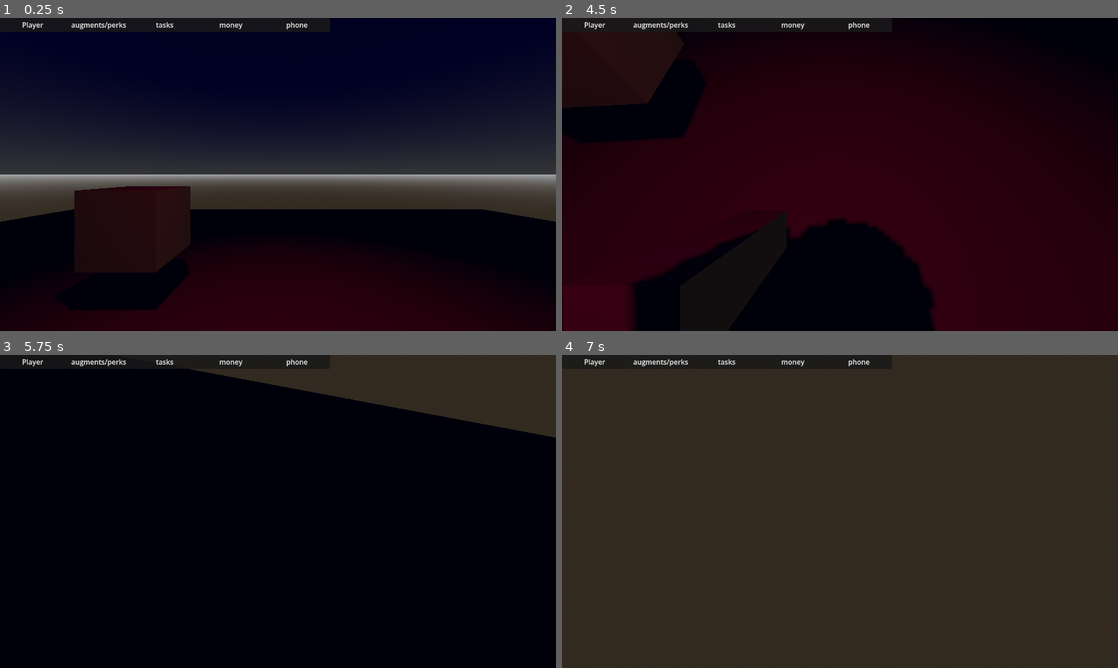
Above: before the commit, frames 1-4 (two rows, left to right).
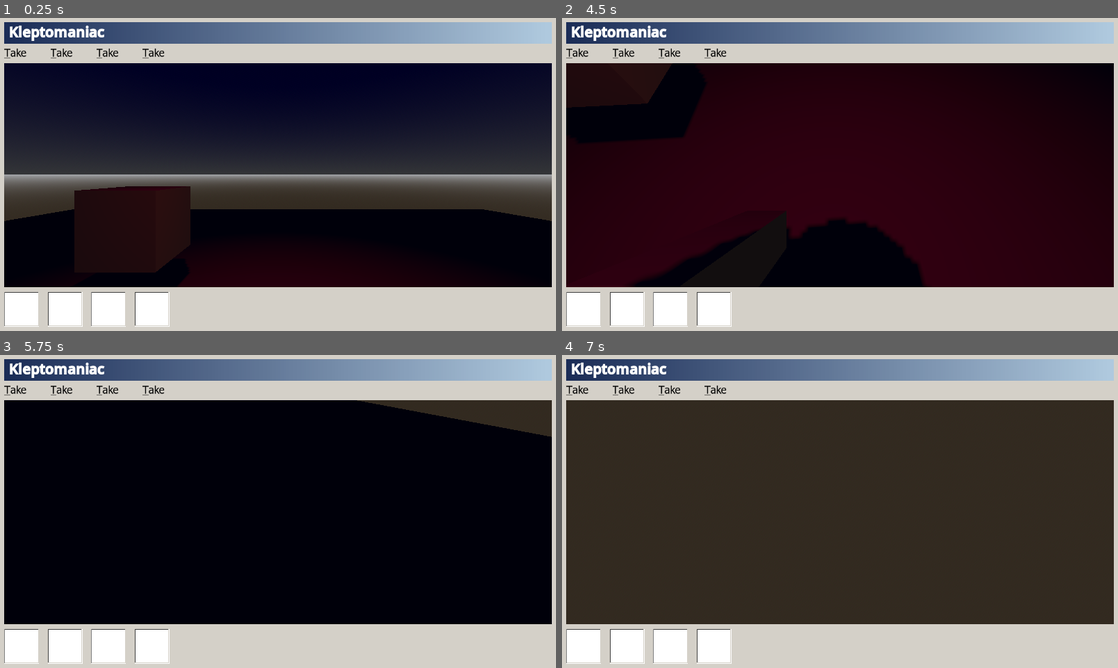
Above: after the commit, the same moments.

Repository: FruitTreeDork/kleptomaniac-game
Game: Godot game, scene res://Scenes/test_area.tscn
The game is run twice, just before and just after one commit, with the same random seed, the same clock (stepped at 60 frames per second) and the same inputs. The project has no main scene, so this scene is started directly.
Inputs (mouse positions are in pixels of both pictures, inside the frame that each line leads up to):
- Up to frame 1 (0.25 s): no input
- Up to frame 2 (4.5 s): click "Player" at 0.5 s; click "augments/perks" at 1.25 s; click "tasks" at 2 s; click "money" at 2.75 s; click "phone" at 3.5 s; tap Enter at 4.25 s; move the mouse to (867, 174) at 4.27 s; press the mouse at (867, 174) at 4.28 s; hold W (up) from 4.28 s (still down)
- Up to frame 3 (5.75 s): keep holding W (up); tap Space (jump) at 4.52, 5.27 s; move the mouse to (250, 511) at 5.02 s; release the mouse at (250, 511) at 5.03 s; right-click (250, 511) at 5.1 s
- Up to frame 4 (7 s): keep holding W (up); move the mouse to (851, 505) at 5.77 s; press the mouse at (851, 505) at 5.78 s; move the mouse to (834, 517) at 6.52 s; release the mouse at (834, 517) at 6.53 s; right-click (834, 517) at 6.6 s; tap Space (jump) at 6.77 s

The runs differ from the first frame. In frame 1, 29% of the frame differs, in the area x 0-100%, y 0-100%; in frame 2, 29%; in frame 3, 29%; in frame 4, 29%.

Commit message:
Added in-game UI skeleton

Diff:
--- /dev/null
+++ b/Scenes/UI/bevel.gd
@@ -0,0 +1,37 @@
+@tool
+class_name bevel
+extends Control
+
+const OUTER_BEVEL_SIZE = 1
+const INNER_BEVEL_SIZE = -1
+
+@export var is_inverted := false
+@export var fill := Color.WHITE
+@export var light := Color.WHITE
+@export var face := Color("d4d0c8")
+@export var shadow := Color("808080")
+@export var dark := Color("404040")
+
+# Inverts light/shadow direction of the bevel, used for hover and buttons
+func invert_bevel(invert: bool) -> void:
+	is_inverted = invert
+	queue_redraw()
+
+func _ready() -> void:
+	# For tool usage specifically
+	resized.connect(queue_redraw)
+
+func _draw() -> void:
+	var box := Rect2(Vector2.ZERO, size)
+	if is_inverted:
+		_draw_border(box, light, dark)
+		_draw_border(box.grow(INNER_BEVEL_SIZE), face, shadow)
+	else:
+		_draw_border(box, shadow, light)
+		_draw_border(box.grow(INNER_BEVEL_SIZE), dark, face)
+
+func _draw_border(box: Rect2, top_left: Color, bottom_right: Color) -> void:
+	draw_rect(Rect2(box.position, Vector2(box.size.x, OUTER_BEVEL_SIZE)), top_left)
+	draw_rect(Rect2(box.position, Vector2(1, box.size.y)), top_left)
+	draw_rect(Rect2(box.position.x, box.end.y - OUTER_BEVEL_SIZE, box.size.x, OUTER_BEVEL_SIZE), bottom_right)
+	draw_rect(Rect2(box.end.x - OUTER_BEVEL_SIZE, box.position.y, OUTER_BEVEL_SIZE, box.size.y), bottom_right)
--- /dev/null
+++ b/Scenes/UI/in_game_ui.tscn
@@ -0,0 +1,185 @@
+[gd_scene format=3 uid="uid://dqw2hb8v7506o"]
+
+[ext_resource type="FontFile" uid="uid://bo4rfv0w5bfxg" path="res://UI_Assets/Fonts/TAHOMA.TTF" id="1_q4ye0"]
+[ext_resource type="PackedScene" uid="uid://drhb06x717bmo" path="res://Scenes/UI/inventory_box.tscn" id="2_vjy15"]
+
+[sub_resource type="StyleBoxFlat" id="StyleBoxFlat_g4v7s"]
+bg_color = Color(0.83137256, 0.8156863, 0.78431374, 1)
+shadow_color = Color(0, 0, 0, 0.23529412)
+
+[sub_resource type="StyleBoxFlat" id="StyleBoxFlat_yf5fn"]
+bg_color = Color(0.83137256, 0.8156863, 0.78431374, 1)
+shadow_color = Color(0, 0, 0, 0.23529412)
+
+[sub_resource type="StyleBoxFlat" id="StyleBoxFlat_57qmd"]
+bg_color = Color(0.83137256, 0.8156863, 0.78431374, 1)
+
+[sub_resource type="Gradient" id="Gradient_vjy15"]
+colors = PackedColorArray(0.105882354, 0.1764706, 0.34117648, 1, 0.6862745, 0.7882353, 0.87058824, 1)
+
+[sub_resource type="GradientTexture2D" id="GradientTexture2D_7numd"]
+gradient = SubResource("Gradient_vjy15")
+
+[sub_resource type="StyleBoxTexture" id="StyleBoxTexture_fcnqv"]
+texture = SubResource("GradientTexture2D_7numd")
+
+[sub_resource type="StyleBoxFlat" id="StyleBoxFlat_fcnqv"]
+bg_color = Color(0.83137256, 0.8156863, 0.78431374, 1)
+
+[node name="InGameUi" type="Control" unique_id=1488047598]
+layout_mode = 3
+anchors_preset = 15
+anchor_right = 1.0
+anchor_bottom = 1.0
+grow_horizontal = 2
+grow_vertical = 2
+mouse_filter = 2
+
+[node name="LeftBar" type="Panel" parent="." unique_id=1161434897]
+layout_mode = 1
+anchors_preset = 9
+anchor_bottom = 1.0
+offset_right = 10.0
+grow_vertical = 2
+theme_override_styles/panel = SubResource("StyleBoxFlat_g4v7s")
+
+[node name="RightBar" type="Panel" parent="." unique_id=1244848724]
+layout_mode = 1
+anchors_preset = -1
+anchor_left = 1.0
+anchor_right = 1.0
+anchor_bottom = 1.0
+offset_left = -10.0
+grow_horizontal = 0
+grow_vertical = 2
+theme_override_styles/panel = SubResource("StyleBoxFlat_yf5fn")
+
+[node name="TopBar" type="PanelContainer" parent="." unique_id=415402200]
+layout_mode = 1
+anchors_preset = 10
+anchor_right = 1.0
+offset_bottom = 100.0
+grow_horizontal = 2
+theme_override_styles/panel = SubResource("StyleBoxFlat_57qmd")
+
+[node name="MarginContainer" type="MarginContainer" parent="TopBar" unique_id=1949019778]
+layout_mode = 2
+theme_override_constants/margin_left = 10
+theme_override_constants/margin_top = 10
+theme_override_constants/margin_right = 10
+theme_override_constants/margin_bottom = 10
+
+[node name="VBoxContainer" type="VBoxContainer" parent="TopBar/MarginContainer" unique_id=1552538940]
+layout_mode = 2
+
+[node name="TitleBar" type="Panel" parent="TopBar/MarginContainer/VBoxContainer" unique_id=612009598]
+custom_minimum_size = Vector2(1260, 50)
+layout_mode = 2
+theme_override_styles/panel = SubResource("StyleBoxTexture_fcnqv")
+
+[node name="HBoxContainer" type="HBoxContainer" parent="TopBar/MarginContainer/VBoxContainer/TitleBar" unique_id=1064380771]
+layout_mode = 1
+anchors_preset = 15
+anchor_right = 1.0
+anchor_bottom = 1.0
+grow_horizontal = 2
+grow_vertical = 2
+
+[node name="MarginContainer" type="MarginContainer" parent="TopBar/MarginContainer/VBoxContainer/TitleBar" unique_id=1782745044]
+layout_mode = 1
+anchors_preset = 15
+anchor_right = 1.0
+anchor_bottom = 1.0
+grow_horizontal = 2
+grow_vertical = 2
+theme_override_constants/margin_left = 10
+theme_override_constants/margin_right = 10
+
+[node name="RichTextLabel" type="RichTextLabel" parent="TopBar/MarginContainer/VBoxContainer/TitleBar/MarginContainer" unique_id=908642601]
+layout_mode = 2
+theme_override_fonts/normal_font = ExtResource("1_q4ye0")
+theme_override_font_sizes/normal_font_size = 32
+theme_override_font_sizes/bold_font_size = 32
+bbcode_enabled = true
+text = "[b]Kleptomaniac[/b]"
+fit_content = true
+
+[node name="Submenus" type="HBoxContainer" parent="TopBar/MarginContainer/VBoxContainer" unique_id=4705538]
+custom_minimum_size = Vector2(630, 30)
+custom_maximum_size = Vector2(420, -1)
+layout_mode = 2
+
+[node name="RichTextLabel3" type="RichTextLabel" parent="TopBar/MarginContainer/VBoxContainer/Submenus" unique_id=984470454]
+layout_mode = 2
+size_flags_horizontal = 3
+theme_override_colors/default_color = Color(0, 0, 0, 1)
+theme_override_fonts/normal_font = ExtResource("1_q4ye0")
+theme_override_font_sizes/normal_font_size = 24
+theme_override_font_sizes/bold_font_size = 24
+bbcode_enabled = true
+text = "[u]T[/u]ake"
+
+[node name="RichTextLabel" type="RichTextLabel" parent="TopBar/MarginContainer/VBoxContainer/Submenus" unique_id=802746143]
+layout_mode = 2
+size_flags_horizontal = 3
+theme_override_colors/default_color = Color(0, 0, 0, 1)
+theme_override_fonts/normal_font = ExtResource("1_q4ye0")
+theme_override_font_sizes/normal_font_size = 24
+theme_override_font_sizes/bold_font_size = 24
+bbcode_enabled = true
+text = "[u]T[/u]ake"
+
+[node name="RichTextLabel2" type="RichTextLabel" parent="TopBar/MarginContainer/VBoxContainer/Submenus" unique_id=957886693]
+layout_mode = 2
+size_flags_horizontal = 3
+theme_override_colors/default_color = Color(0, 0, 0, 1)
+theme_override_fonts/normal_font = ExtResource("1_q4ye0")
+theme_override_font_sizes/normal_font_size = 24
+theme_override_font_sizes/bold_font_size = 24
+bbcode_enabled = true
+text = "[u]T[/u]ake"
+
+[node name="RichTextLabel4" type="RichTextLabel" parent="TopBar/MarginContainer/VBoxContainer/Submenus" unique_id=1593345268]
+layout_mode = 2
+size_flags_horizontal = 3
+theme_override_colors/default_color = Color(0, 0, 0, 1)
+theme_override_fonts/normal_font = ExtResource("1_q4ye0")
+theme_override_font_sizes/normal_font_size = 24
+theme_override_font_sizes/bold_font_size = 24
+bbcode_enabled = true
+text = "[u]T[/u]ake"
+
+[node name="BottomBar" type="PanelContainer" parent="." unique_id=759428369]
+layout_mode = 1
+anchors_preset = -1
+anchor_top = 1.0
+anchor_right = 1.0
+anchor_bottom = 1.0
+offset_top = -100.0
+grow_horizontal = 2
+grow_vertical = 0
+theme_override_styles/panel = SubResource("StyleBoxFlat_fcnqv")
+
+[node name="MarginContainer" type="MarginContainer" parent="BottomBar" unique_id=1054207620]
+layout_mode = 2
+theme_override_constants/margin_left = 10
+theme_override_constants/margin_top = 10
+theme_override_constants/margin_right = 10
+theme_override_constants/margin_bottom = 10
+
+[node name="HBoxContainer" type="HBoxContainer" parent="BottomBar/MarginContainer" unique_id=1653584514]
+layout_mode = 2
+theme_override_constants/separation = 20
+
+[node name="InventoryBox4" parent="BottomBar/MarginContainer/HBoxContainer" unique_id=1223803625 instance=ExtResource("2_vjy15")]
+layout_mode = 2
+
+[node name="InventoryBox" parent="BottomBar/MarginContainer/HBoxContainer" unique_id=128147699 instance=ExtResource("2_vjy15")]
+layout_mode = 2
+size_flags_vertical = 4
+
+[node name="InventoryBox2" parent="BottomBar/MarginContainer/HBoxContainer" unique_id=1461127969 instance=ExtResource("2_vjy15")]
+layout_mode = 2
+
+[node name="InventoryBox3" parent="BottomBar/MarginContainer/HBoxContainer" unique_id=1328256337 instance=ExtResource("2_vjy15")]
+layout_mode = 2
--- /dev/null
+++ b/Scenes/UI/inventory_box.gd
@@ -0,0 +1,10 @@
+class_name inventory_box
+extends Control
+
+@export var icon: TextureRect
+@export var obj_data: object_resource
+
+func _ready() -> void:
+	if obj_data != null:
+		pass
+		# icon.Texture = obj_data.texture or something
--- /dev/null
+++ b/Scenes/UI/inventory_box.tscn
@@ -0,0 +1,41 @@
+[gd_scene format=3 uid="uid://drhb06x717bmo"]
+
+[ext_resource type="Script" uid="uid://beg1npqi2qel0" path="res://Scenes/UI/bevel.gd" id="1_p0me4"]
+
+[sub_resource type="StyleBoxFlat" id="StyleBoxFlat_i0o8y"]
+bg_color = Color(1, 1, 1, 1)
+
+[node name="InventoryBox" type="Control" unique_id=1223803625]
+custom_minimum_size = Vector2(80, 80)
+layout_mode = 3
+anchors_preset = 0
+
+[node name="Background" type="Panel" parent="." unique_id=782748184]
+layout_mode = 1
+anchors_preset = 15
+anchor_right = 1.0
+anchor_bottom = 1.0
+grow_horizontal = 2
+grow_vertical = 2
+theme_override_styles/panel = SubResource("StyleBoxFlat_i0o8y")
+
+[node name="Icon" type="TextureRect" parent="." unique_id=775341672]
+layout_mode = 1
+anchors_preset = 15
+anchor_right = 1.0
+anchor_bottom = 1.0
+grow_horizontal = 2
+grow_vertical = 2
+expand_mode = 1
+stretch_mode = 5
+
+[node name="Bevel" type="Control" parent="." unique_id=1416138631]
+layout_mode = 1
+anchors_preset = 15
+anchor_right = 1.0
+anchor_bottom = 1.0
+grow_horizontal = 2
+grow_vertical = 2
+script = ExtResource("1_p0me4")
+is_inverted = null
+metadata/_custom_type_script = "uid://beg1npqi2qel0"
--- a/Scenes/test_area.tscn
+++ b/Scenes/test_area.tscn
@@ -1,6 +1,7 @@
 [gd_scene format=3 uid="uid://bjap2q4jbf4a7"]
 
 [ext_resource type="PackedScene" uid="uid://jq8xhdqvk02b" path="res://Scenes/player/main_character.tscn" id="1_gv3r5"]
+[ext_resource type="PackedScene" uid="uid://dqw2hb8v7506o" path="res://Scenes/UI/in_game_ui.tscn" id="2_kpu7f"]
 
 [sub_resource type="PlaneMesh" id="PlaneMesh_yih1u"]
 
@@ -59,3 +60,5 @@
 transform = Transform3D(1, 0, 0, 0, 0.037742916, 0.9992875, 0, -0.9992875, 0.037742916, 0, 4.889866, 0)
 light_color = Color(0, 0, 0, 1)
 shadow_enabled = true
+
+[node name="InGameUi" parent="." unique_id=1488047598 instance=ExtResource("2_kpu7f")]
--- a/project.godot
+++ b/project.godot
@@ -32,7 +32,8 @@
 "res://Art/": "red",
 "res://Audio/": "teal",
 "res://Scenes/": "pink",
-"res://Themes_and_fonts/": "blue"
+"res://Themes_and_fonts/": "blue",
+"res://UI_Assets/": "blue"
 }
 
 [global_group]
Not shown, added: Scenes/UI/bevel.gd.uid
Not shown, added: Scenes/UI/inventory_box.gd.uid
Binary file added: UI_Assets/Fonts/TAHOMA.TTF
Not shown, added: UI_Assets/Fonts/TAHOMA.TTF.import
Binary file added: UI_Assets/Fonts/TAHOMABD.TTF
Not shown, added: UI_Assets/Fonts/TAHOMABD.TTF.import
